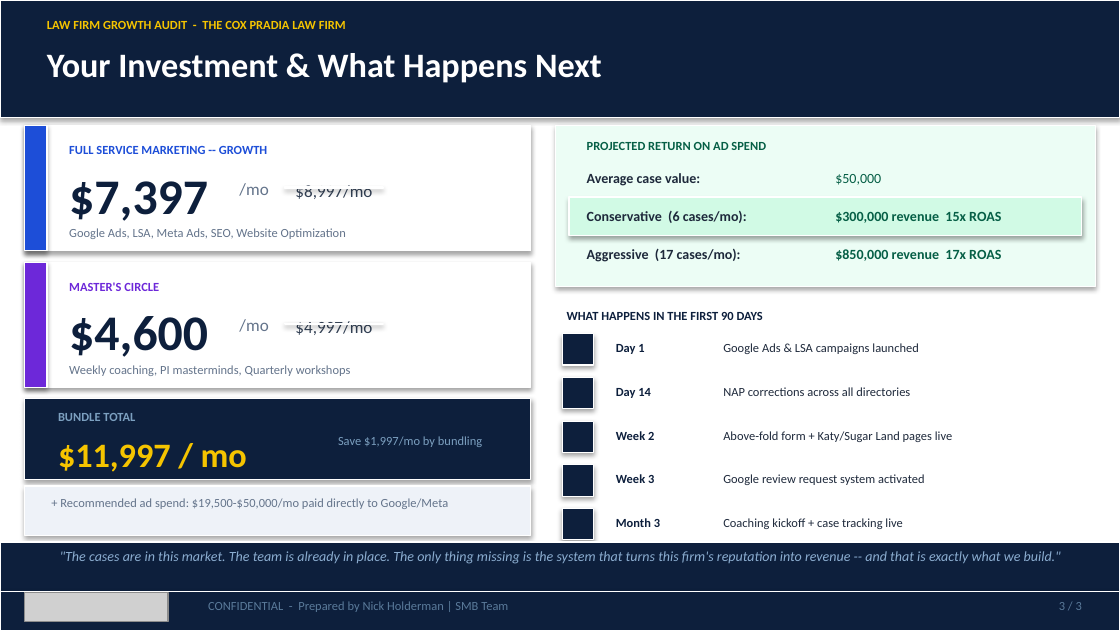
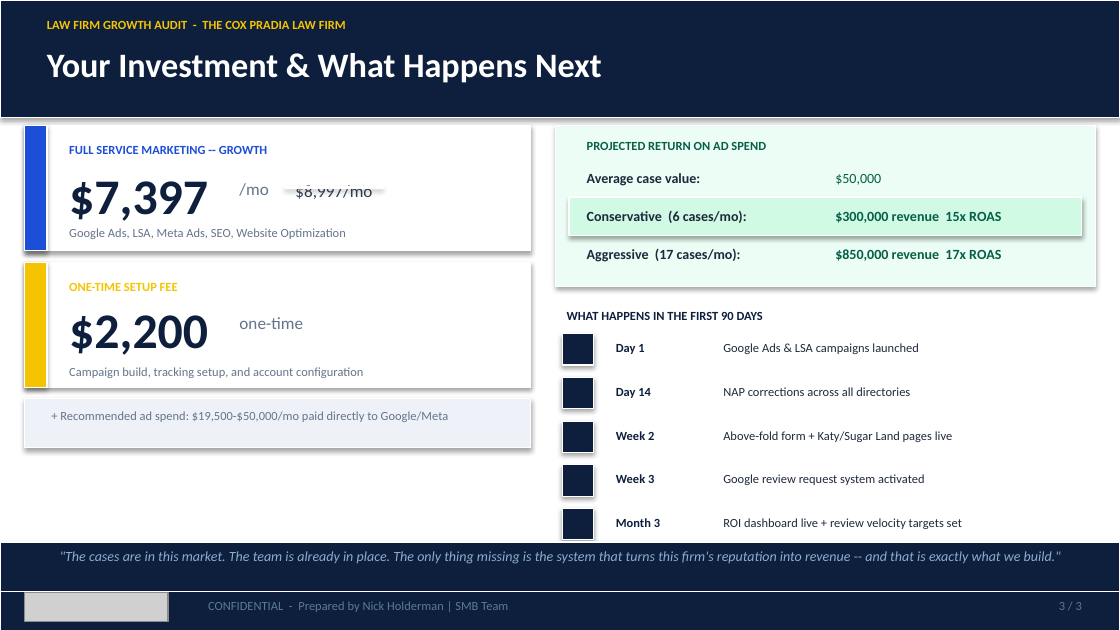
Before and after one commit to SMB-Team-Technology/workwith-smbteam, a slide deck: slide 3 of cox-pradia/TheCoxPradiaLawFirm_May292026_Proposal.pptx. Drawn at 1120x630 pixels with LibreOffice and Linux fonts; fonts in the diff are those of the drawing; grey boxes stand for pictures. Boxes give left, top, right and bottom in pixels: in the first picture for what was removed or moved away, otherwise in the second. Text is boxed around its words. In the diff, an @@ line names an element or a change of style, - is before the commit and + after.

```diff
--- a/cox-pradia/TheCoxPradiaLawFirm_May292026_Proposal.pptx
+++ b/cox-pradia/TheCoxPradiaLawFirm_May292026_Proposal.pptx
@@ rectangle at (25,262,47,388): fill #6D28D9 to #F5C400 @@
@@ text at (69,283,178,291): text changed; text colour #6D28D9 to #F5C400 @@
-MASTER'S CIRCLE
+ONE-TIME SETUP FEE
@@ text at (69,315,208,355): text changed @@
-$4,600
+$2,200
@@ text removed at (239,319,268,332) @@
-/mo
@@ text added at (239,317,303,329), 11 pt, text #64748B @@
+one-time
@@ rectangle removed at (284,324,383,325) @@
@@ text removed at (295,321,372,335) @@
-$4,997/mo
@@ text removed at (69,365,351,376) @@
-Weekly coaching, PI masterminds, Quarterly workshops
@@ text added at (69,367,363,378), 8 pt, text #64748B @@
+Campaign build, tracking setup, and account configuration
@@ rectangle: place and size @@
-rectangle at (25,486,531,535)
+rectangle at (25,399,531,448)
@@ rectangle removed at (25,399,531,479) @@
@@ text "+ Recommended ad spend: $19,500-$50,000/mo ...": place and size @@
-text "+ Recommended ad spend: $19,500-$50,000/mo ..." at (60,498,449,509)
+text "+ Recommended ad spend: $19,500-$50,000/mo ..." at (60,411,449,422)
@@ text removed at (58,413,135,421) @@
-BUNDLE TOTAL
@@ text removed at (58,444,247,472) @@
-$11,997 / mo
@@ text removed at (338,436,482,447) @@
-Save $1,997/mo by bundling
@@ text at (723,518,962,529): text changed @@
-Coaching kickoff + case tracking live
+ROI dashboard live + review velocity targets set
```
Also in this commit, not shown: 1 other slide changed, 1 other file.
